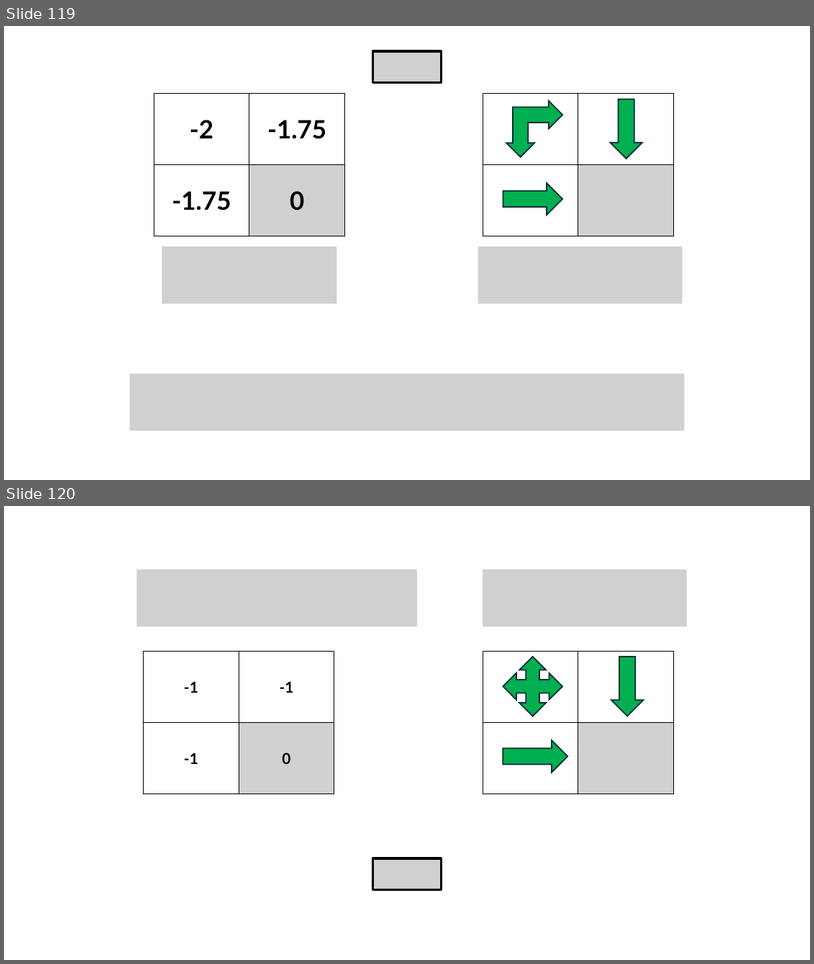
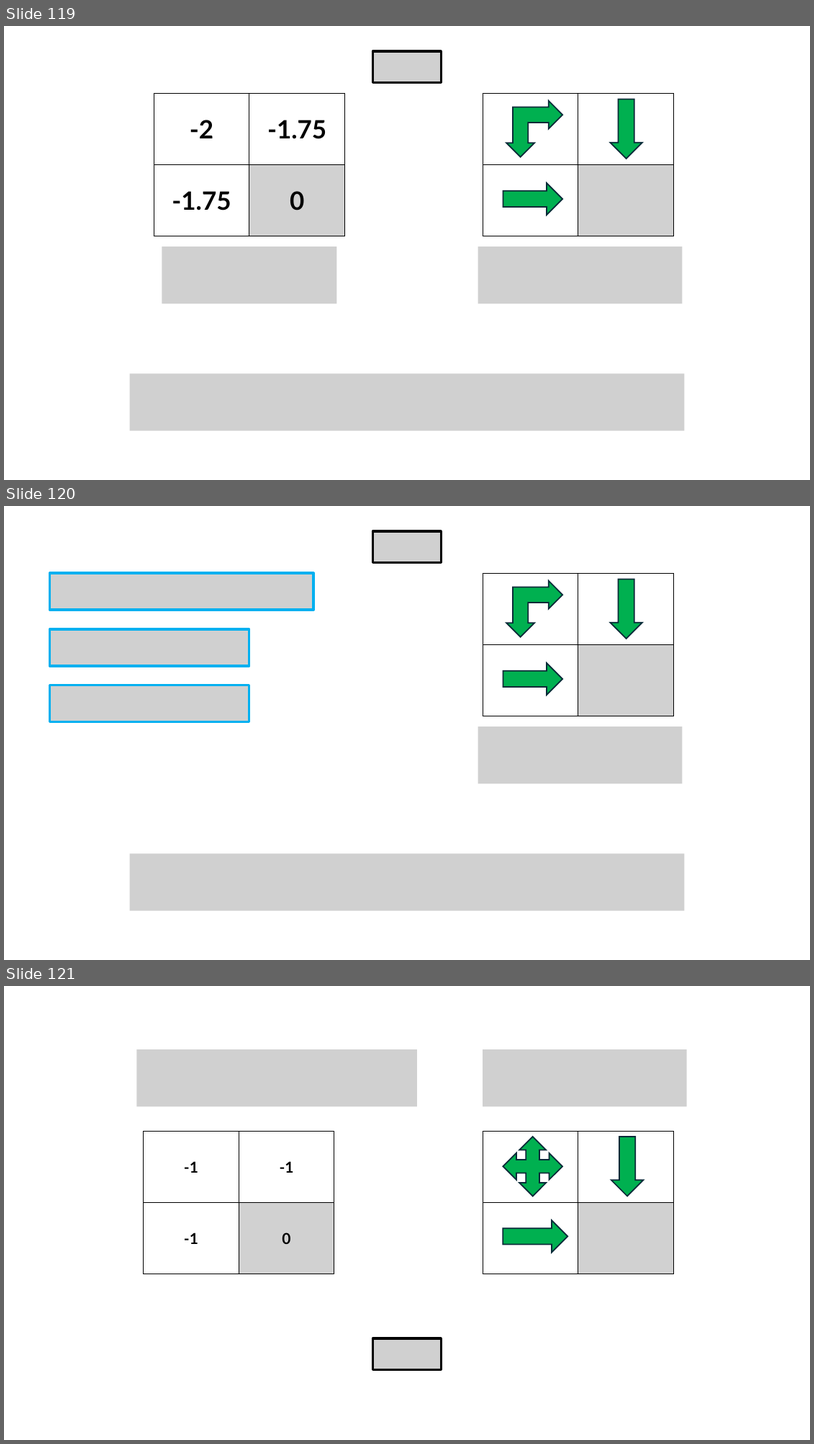
Before and after one commit to robitussin/CCRNFLRL, a slide deck: 3 - Planning by Dynamic Programming/Planning by Dynamic Programming(new).pptx. Shown one above the other, each under a label of ours: slides 119 and 120 before the commit, slides 119, 120 and 121 after it. The pictures are 814x964 and 814x1444 pixels, drawn with LibreOffice and Linux fonts; fonts in the diff are those of the drawing; grey boxes stand for pictures. Boxes give left, top, right and bottom in pixels: in the first picture for what was removed or moved away, otherwise in the second. Text is boxed around its words. In the diff, an @@ line names an element or a change of style, - is before the commit and + after.

```diff
--- a/3 - Planning by Dynamic Programming/Planning by Dynamic Programming(new).pptx
+++ b/3 - Planning by Dynamic Programming/Planning by Dynamic Programming(new).pptx
@@ slide 120 added at (x1=4, y1=506, x2=810, y2=960), background #FFFFFF @@
@@ picture added at (x1=373, y1=531, x2=441, y2=563) @@
@@ picture added at (x1=50, y1=573, x2=314, y2=610) @@
@@ table added at (x1=483, y1=573, x2=674, y2=716), 2 rows, 2 columns @@
+ | 
+ | 
@@ left up arrow added at (x1=507, y1=581, x2=563, y2=637), fill #00B050, outline #092A39 1.5 pt @@
@@ down arrow added at (x1=611, y1=579, x2=643, y2=638), fill #00B050, outline #092A39 1.5 pt @@
@@ picture added at (x1=50, y1=629, x2=250, y2=667) @@
@@ down arrow added at (x1=504, y1=663, x2=563, y2=695), fill #00B050, outline #092A39 1.5 pt @@
@@ picture added at (x1=50, y1=685, x2=250, y2=722) @@
@@ picture added at (x1=478, y1=727, x2=683, y2=784) @@
@@ picture added at (x1=130, y1=853, x2=685, y2=910) @@
@@ what was slide 120 is now slide 121 @@
```
